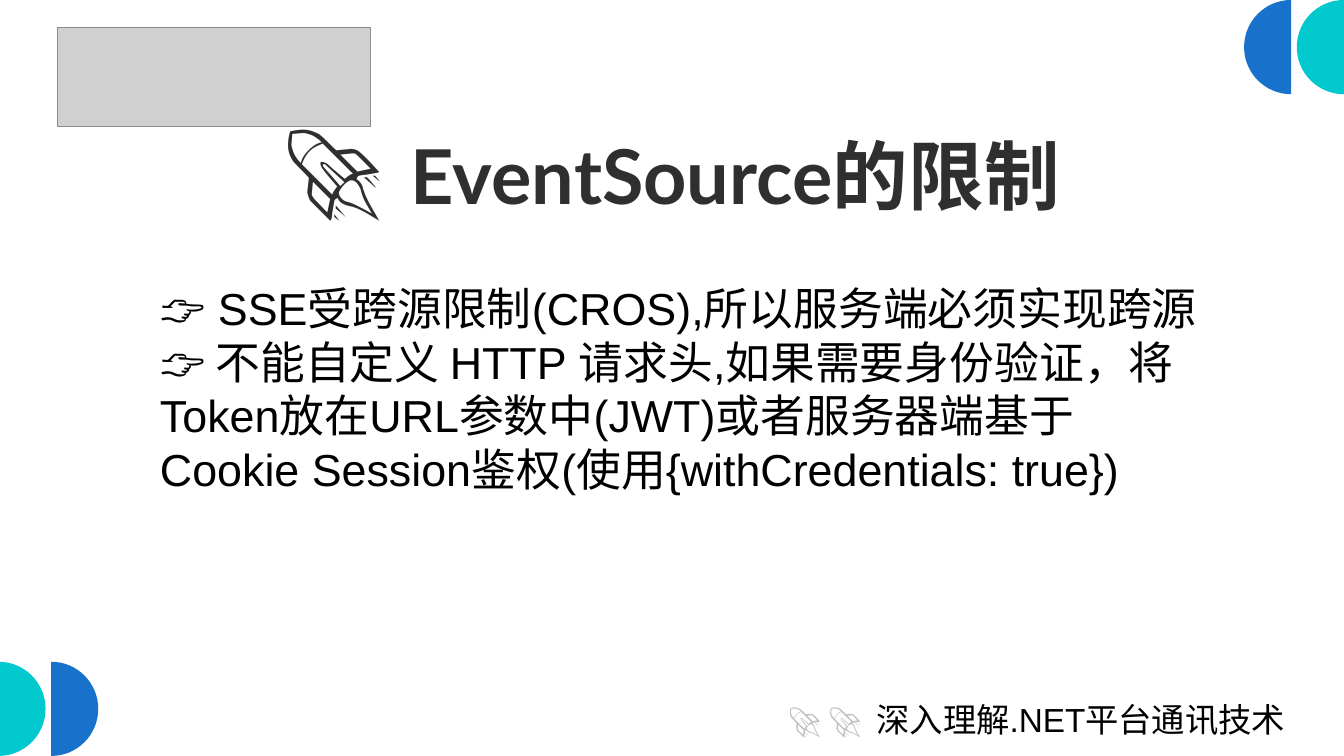
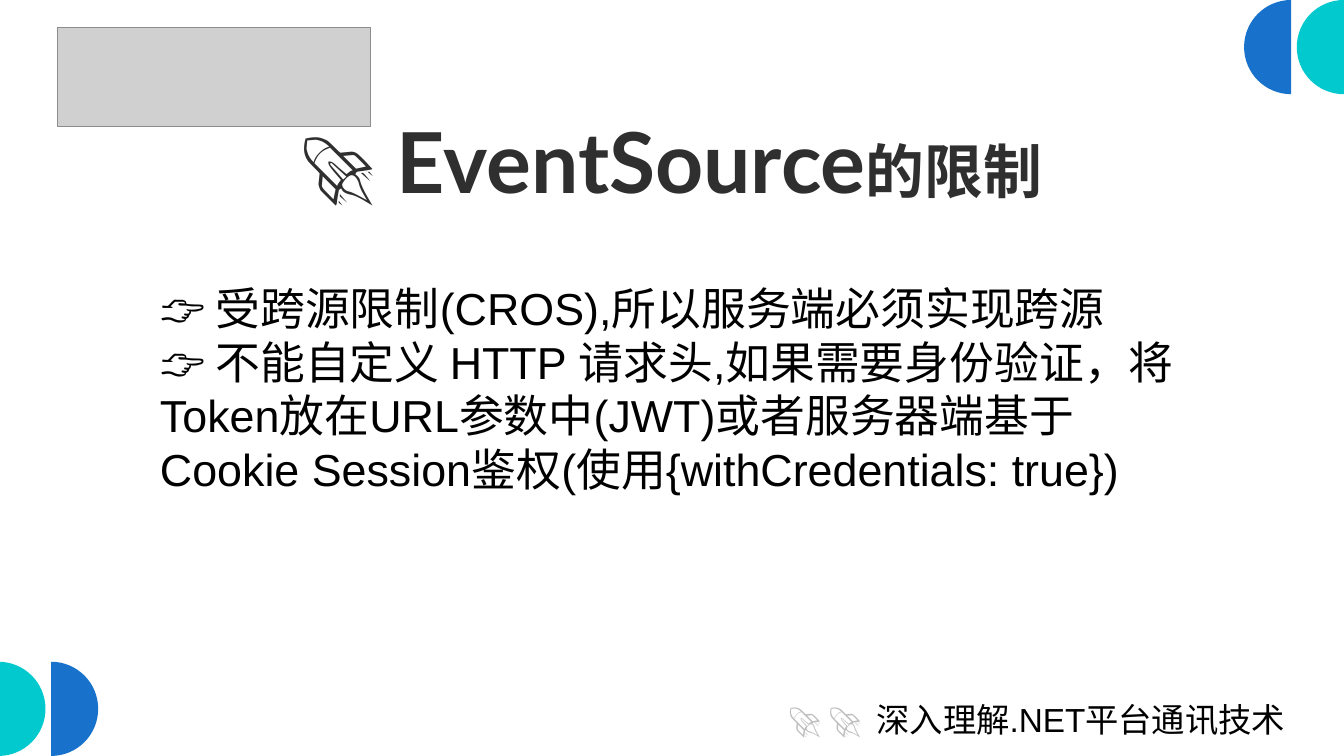
Before and after one commit to scottfly189/dotnet_net_course, a slide deck: slide 14 of src/8.SseDemo/sse_client.odp (slide 15 before the commit). Drawn at 1344x756 pixels with LibreOffice and Linux fonts; fonts in the diff are those of the drawing; grey boxes stand for pictures. Boxes give left, top, right and bottom in pixels: in the first picture for what was removed or moved away, otherwise in the second. Text is boxed around its words. In the diff, an @@ line names an element or a change of style, - is before the commit and + after.

```diff
--- a/src/8.SseDemo/sse_client.odp
+++ b/src/8.SseDemo/sse_client.odp
@@ title "🚀 EventSource的限制" at [93, 98, 1250, 223]: size 72 to 54 pt in "🚀"; size 54 to 60 pt, size 54 to 42 pt in "EventSource的限制" @@
@@ text at [215, 287, 1105, 334]: text changed @@
-👉 SSE受跨源限制(CROS),所以服务端必须实现跨源
+👉 受跨源限制(CROS),所以服务端必须实现跨源
```
Also in this commit, not shown: 16 other slides changed, 1 slide removed.
